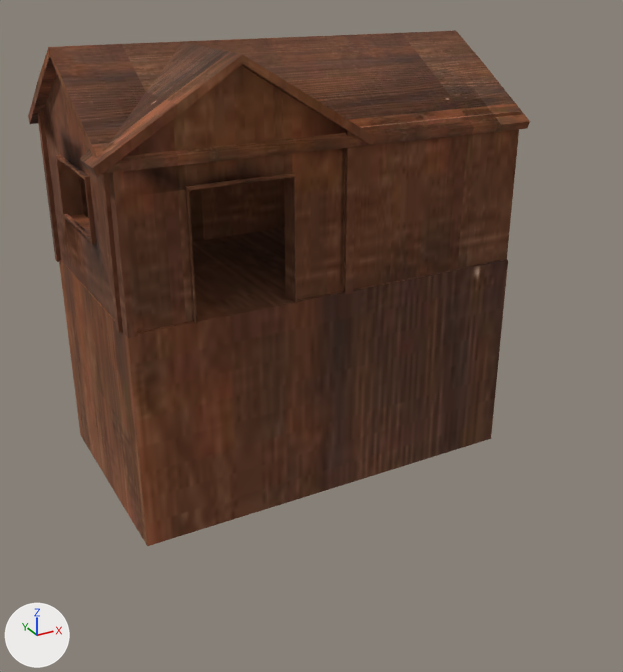
One commit to the FBX model Untitled Horror Game/Assets/Project/Art/Environments/Graybox/Cabin_Elevated.fbx: the scene before it, then after it.
Before and after are seen from a 50 mm lens placed at (-22.7, -47.8, 11.8), pointed at (1.0, -4.6, -9.8). Arrows for +X, +Y and +Z are at lower left; the lights stay in place. The first picture is the older version. Where no turn or scale is listed for an object, it has been applied to the vertices.

In view in the first picture: 'CabinWallPanel.003'.
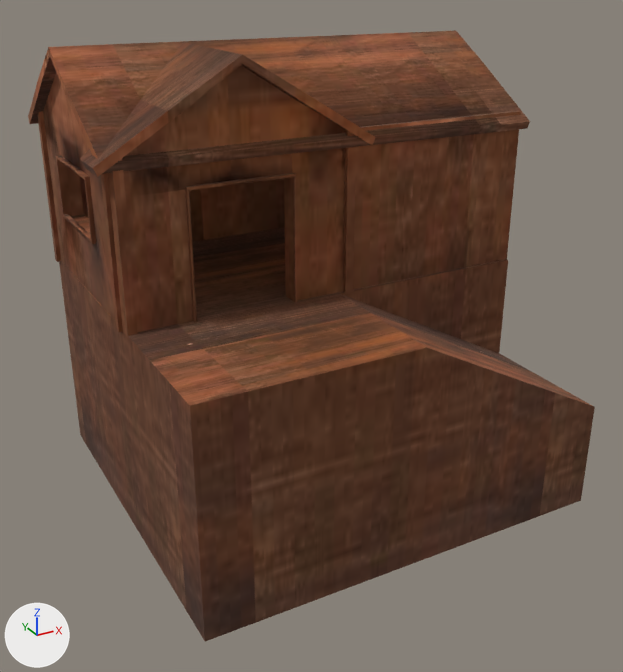
Pixel boxes (x1, y1, x2, y2) of what changed, in the pictures (623 x 672 px):
'CabinWallPanel.003', reshaped (13% wider, 18% taller): before (28, 30, 530, 546); after (28, 30, 595, 641)
part 1 of me_cube_012, built on: before (59, 227, 508, 546); after (59, 227, 595, 641)
part 2 of me_cube_012, surface changed: (29, 30, 529, 337) in both

The change in detail:
me_cube_012 is used by ob_cabinwallpanel_003; location (0.0, 0.0, 0.0).
me_cube_012 had 399 vertices, 417 faces and spanned x -12.2..15.1, y -7.0..9.2, z -20.0..7.4.
me_cube_012 now has 411 vertices, 428 faces and spans x -12.2..15.1, y -15.4..9.2, z -20.0..7.4.
Part 1, on me_cube_012:
5 faces are deleted.
7 vertices are added at x -11.1..14.7, y -15.4..-6.5, z -20.0..-6.5.
5 new vertices lie (12.9, 0.0, 0.0) away from vertices in x -11.1, y -15.4..-6.5, z -20.0..-6.5.
16 new faces join them, mat_material_001 (picture img_wood_jpg).
me_cube_012 part 2: 412 kept faces spanning x -12.2..15.1, y -7.0..9.2, z -20.0..7.4 get new texture (UV) coordinates.
